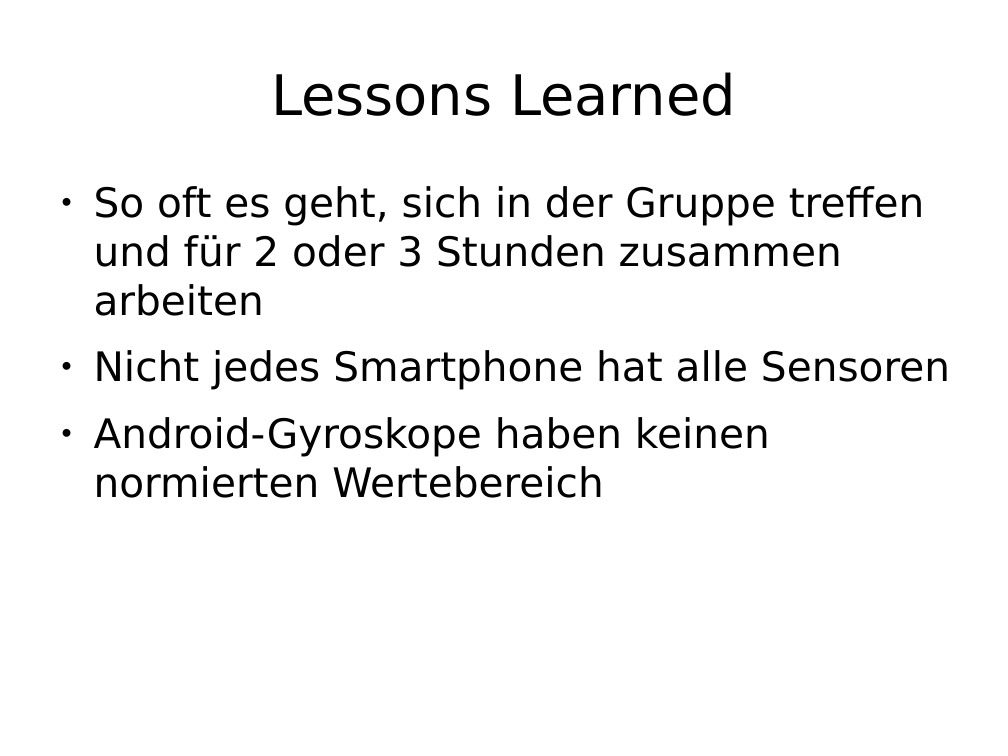
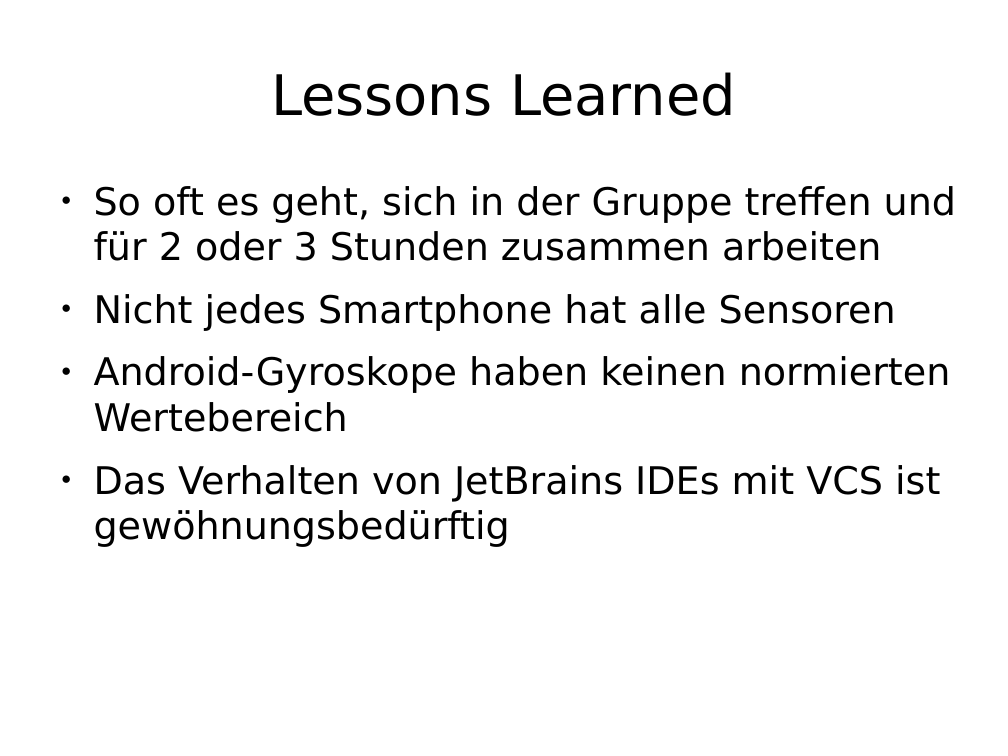
Before and after one commit to enra64/psychic-giggle, a slide deck: slide 12 of zwischenstand anfang dezember.odp (slide 11 before the commit). Drawn at 1008x756 pixels with LibreOffice and Linux fonts; fonts in the diff are those of the drawing. Boxes give left, top, right and bottom in pixels: in the first picture for what was removed or moved away, otherwise in the second. Text is boxed around its words. In the diff, an @@ line names an element or a change of style, - is before the commit and + after.

```diff
--- a/zwischenstand anfang dezember.odp
+++ b/zwischenstand anfang dezember.odp
@@ text at box(94, 186, 956, 432): size 32 to 30 pt in "So oft es geht, sich in der ...", "Nicht jedes Smartphone hat alle Sensoren", "Android-Gyroskope haben keinen normierten Wertebereich" @@
@@ text at box(94, 465, 940, 547): paragraph added @@
+● Das Verhalten von JetBrains IDEs mit VCS ist gewöhnungsbedürftig
```
Also in this commit, not shown: 5 other slides changed, 2 slides added, 1 slide removed, 2 other files.
